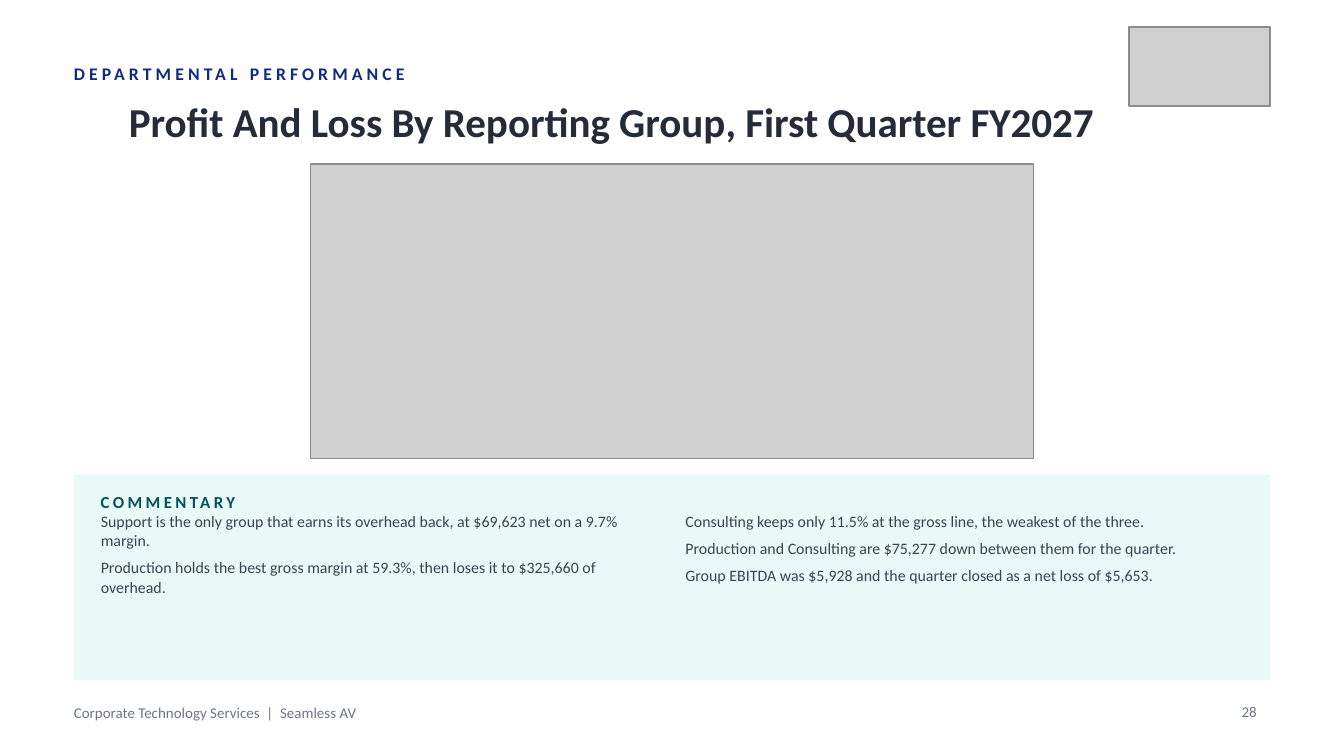
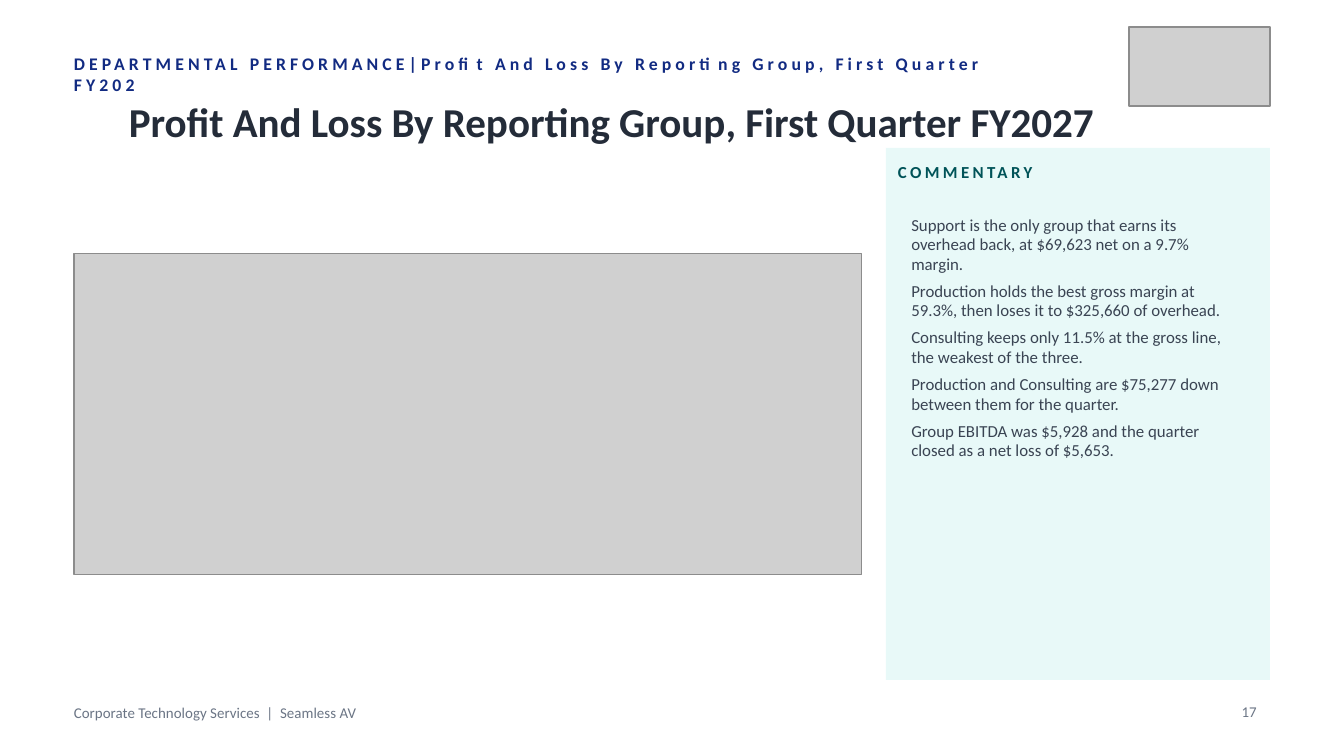
Before and after one commit to WesleyNelson-O33/Claude, a slide deck: slide 17 of deck/CTS Quarterly Business Review - Q1 FY2027.pptx (slide 28 before the commit). Drawn at 1344x756 pixels with LibreOffice and Linux fonts; fonts in the diff are those of the drawing; grey boxes stand for pictures. Boxes give left, top, right and bottom in pixels: in the first picture for what was removed or moved away, otherwise in the second. Text is boxed around its words. In the diff, an @@ line names an element or a change of style, - is before the commit and + after.

```diff
--- a/deck/CTS Quarterly Business Review - Q1 FY2027.pptx
+++ b/deck/CTS Quarterly Business Review - Q1 FY2027.pptx
@@ text at bbox=[74, 79, 135, 91]: text changed @@
-DEPARTMENTAL PERFORMANCE
+DEPARTMENTAL PERFORMANCE|Profit And Loss By Reporting Group, First Quarter FY202
@@ rectangle: place and size @@
-rectangle at bbox=[74, 474, 1270, 680]
+rectangle at bbox=[886, 148, 1270, 680]
@@ text "COMMENTARY": place and size @@
-text "COMMENTARY" at bbox=[101, 485, 504, 519]
+text "COMMENTARY" at bbox=[898, 155, 1301, 188]
@@ text at bbox=[911, 219, 1220, 318]: size 8.5 to 9 pt in "Support is the only group that earns ...", "Production holds the best gross margin at ..." @@
@@ text "Support is the only group ...": place and size @@
-text "Support is the only group ..." at bbox=[101, 516, 617, 593]
+text "Support is the only group ..." at bbox=[911, 219, 1221, 458]
@@ picture: place and size @@
-picture at bbox=[310, 164, 1034, 458]
+picture at bbox=[74, 254, 862, 575]
@@ text at bbox=[911, 331, 1221, 458]: paragraphs added @@
+Consulting keeps only 11.5% at the gross line, the weakest of the three.
+Production and Consulting are $75,277 down between them for the quarter.
+Group EBITDA was $5,928 and the quarter closed as a net loss of $5,653.
@@ text removed at bbox=[685, 516, 1153, 584] @@
-Consulting keeps only 11.5% at the gross line, the weakest of the three.
-Production and Consulting are $75,277 down between them for the quarter.
-Group EBITDA was $5,928 and the quarter closed as a net loss of $5,653.
@@ page number at bbox=[1242, 707, 1257, 717]: text changed @@
-28
+17
```
Also in this commit, not shown: 23 other slides changed, 3 slides added, 26 slides removed, 8 other files.
